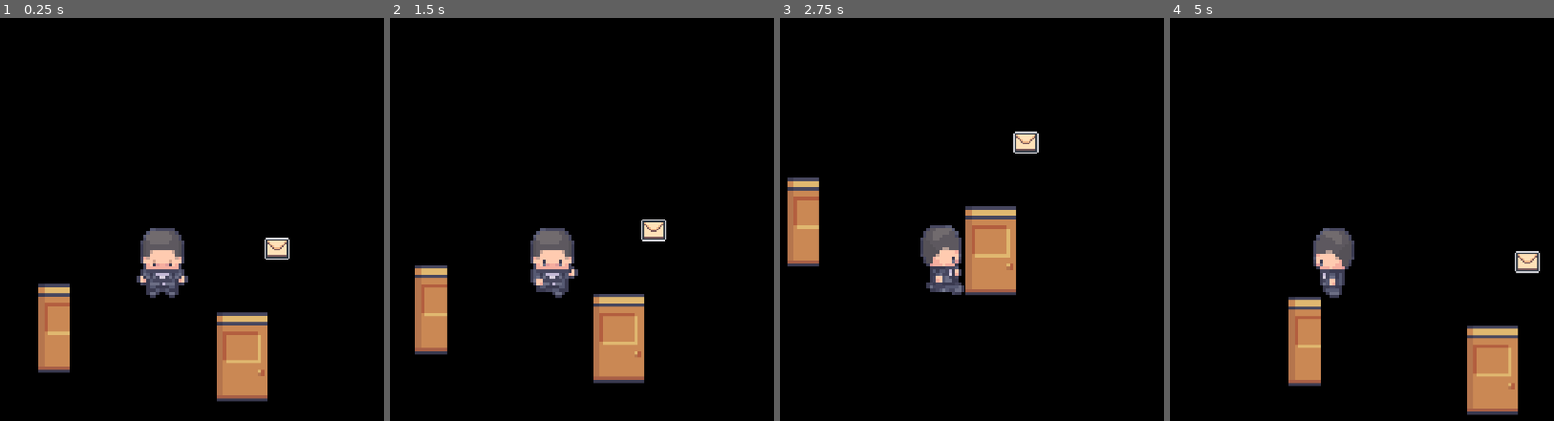
Above: before the commit, frames 1-4 (left to right).
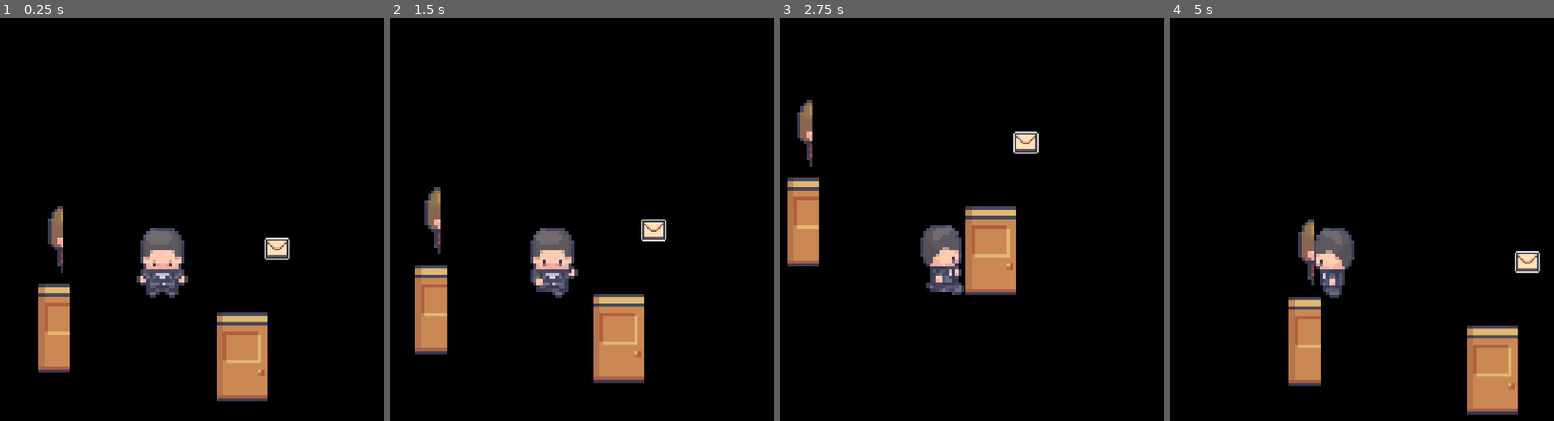
Above: after the commit, the same moments.

Repository: CISC204-S26/hw4-mrcheng-nabilmou
Game: Godot game, scene res://SCENES/TestScene.tscn
Same seed, same stepped clock (60 frames per second), same inputs: the game is played once before the commit and once after it. This scene is started directly instead of the project's main scene.
Inputs:
- Up to frame 1 (0.25 s): no input
- Up to frame 2 (1.5 s): hold D (Right) 0.53-1.28 s; tap E (Interact) at 0.6, 1.35 s; tap Enter at 1.25 s; hold S (Down) from 1.28 s (still down)
- Up to frame 3 (2.75 s): release S (Down) at 2.03 s; hold D (Right) from 2.03 s (still down); tap E (Interact) at 2.1 s
- Up to frame 4 (5 s): release D (Right) at 2.78 s; hold W (Up) 2.78-3.53 s; tap E (Interact) at 2.85, 3.6, 4.35 s; hold A (Left) from 3.53 s (still down); tap Space at 4.25 s

The runs differ from the first frame. In frame 1, 0.4% of the frame differs, in the area x 12-17%, y 46-64%; in frame 2, 0.5%, in the area x 8-14%, y 41-59%; in frame 3, 0.4%; in frame 4, 0.5%.

Commit message:
added pick up hard drives func

Diff:
--- a/cisc-204-pair-project/SCENES/INTERACTABLES/HardDrive.tscn
+++ b/cisc-204-pair-project/SCENES/INTERACTABLES/HardDrive.tscn
@@ -1,3 +1,26 @@
-[gd_scene format=3 uid="uid://3e8c4764urkm"]
+[gd_scene format=3 uid="uid://dwqnd2v5ervp4"]
 
-[node name="HardDrive" type="Node2D" unique_id=1039063920]
+[ext_resource type="Texture2D" uid="uid://b5eu3h7b3hx5v" path="res://ASSETS/NPCs/Alex_idle_32x32.png" id="1_jw1d0"]
+
+[sub_resource type="GDScript" id="GDScript_js8aw"]
+resource_name = "HardDrive"
+script/source = "extends \"res://SCRIPTS/interactable.gd\"
+
+class_name Door
+#extends Interactable
+
+func _ready():
+	interaction_type = \"harddrive\"
+"
+
+[sub_resource type="CircleShape2D" id="CircleShape2D_jnmn0"]
+
+[node name="HardDrive" type="Area2D" unique_id=764411796]
+script = SubResource("GDScript_js8aw")
+
+[node name="CollisionShape2D" type="CollisionShape2D" parent="." unique_id=695265599]
+shape = SubResource("CircleShape2D_jnmn0")
+
+[node name="Sprite2D" type="Sprite2D" parent="." unique_id=1211354904]
+texture = ExtResource("1_jw1d0")
+hframes = 11
--- a/cisc-204-pair-project/SCENES/TestScene.tscn
+++ b/cisc-204-pair-project/SCENES/TestScene.tscn
@@ -5,6 +5,7 @@
 [ext_resource type="Script" uid="uid://bejwuf2tmfplp" path="res://SCRIPTS/player.gd" id="2_v2wxe"]
 [ext_resource type="PackedScene" uid="uid://cbi68oekbamj5" path="res://SCENES/INTERACTABLES/Door.tscn" id="4_5prqs"]
 [ext_resource type="PackedScene" uid="uid://op6b3eew8oca" path="res://SCENES/INTERACTABLES/Note.tscn" id="5_3tnmc"]
+[ext_resource type="PackedScene" uid="uid://dwqnd2v5ervp4" path="res://SCENES/INTERACTABLES/HardDrive.tscn" id="6_ap67e"]
 
 [node name="TestScene" type="Node2D" unique_id=614647021]
 
@@ -24,3 +25,6 @@
 
 [node name="Note" parent="." unique_id=1528998479 instance=ExtResource("5_3tnmc")]
 position = Vector2(65, -23)
+
+[node name="HardDrive" parent="." unique_id=764411796 instance=ExtResource("6_ap67e")]
+position = Vector2(-67, -46)
--- a/cisc-204-pair-project/SCRIPTS/game_manager.gd
+++ b/cisc-204-pair-project/SCRIPTS/game_manager.gd
@@ -4,7 +4,8 @@
 var drives_collected = 0
 var has_keycard1: bool = false
 var has_keycard2: bool = false
-var num_keys: int = 0 #
+var num_keys: int = 0
+var num_harddrive: int = 0
 
 # once player does everything they may enter final room
 func can_enter_final_room():
--- a/cisc-204-pair-project/SCRIPTS/interactable.gd
+++ b/cisc-204-pair-project/SCRIPTS/interactable.gd
@@ -35,7 +35,8 @@
 		"npc":
 			start_dialogue()
 		"harddrive":
-			pass
+			add_harddrive()
+			#pass
 
 
 func toggle_note():
@@ -105,3 +106,9 @@
 
 func start_dialogue():
 	pass
+
+func add_harddrive():
+	print("Attempting to pick up hard drive")
+	GameManager.num_harddrive += 1
+	print("Picked up a hard drive!")
+	queue_free()
